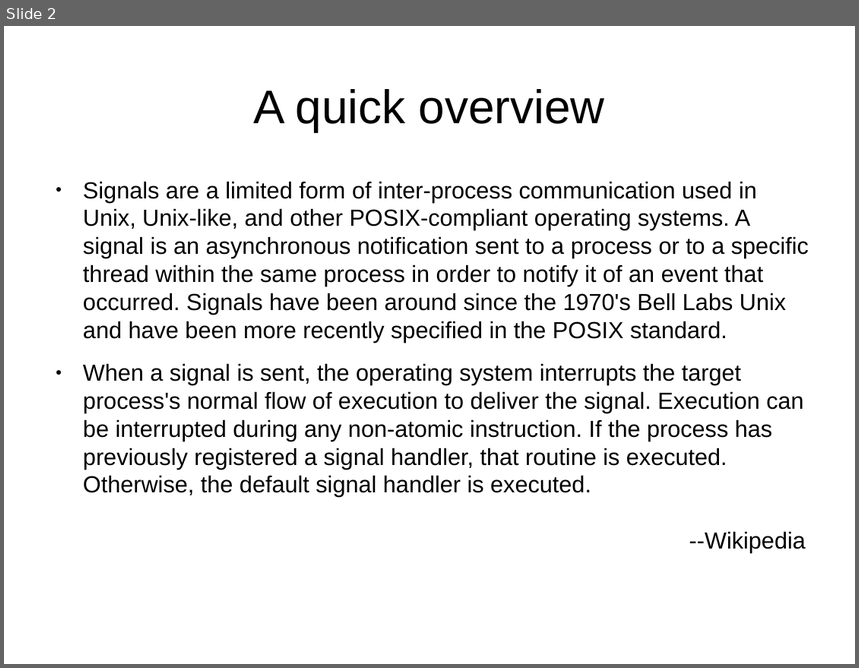
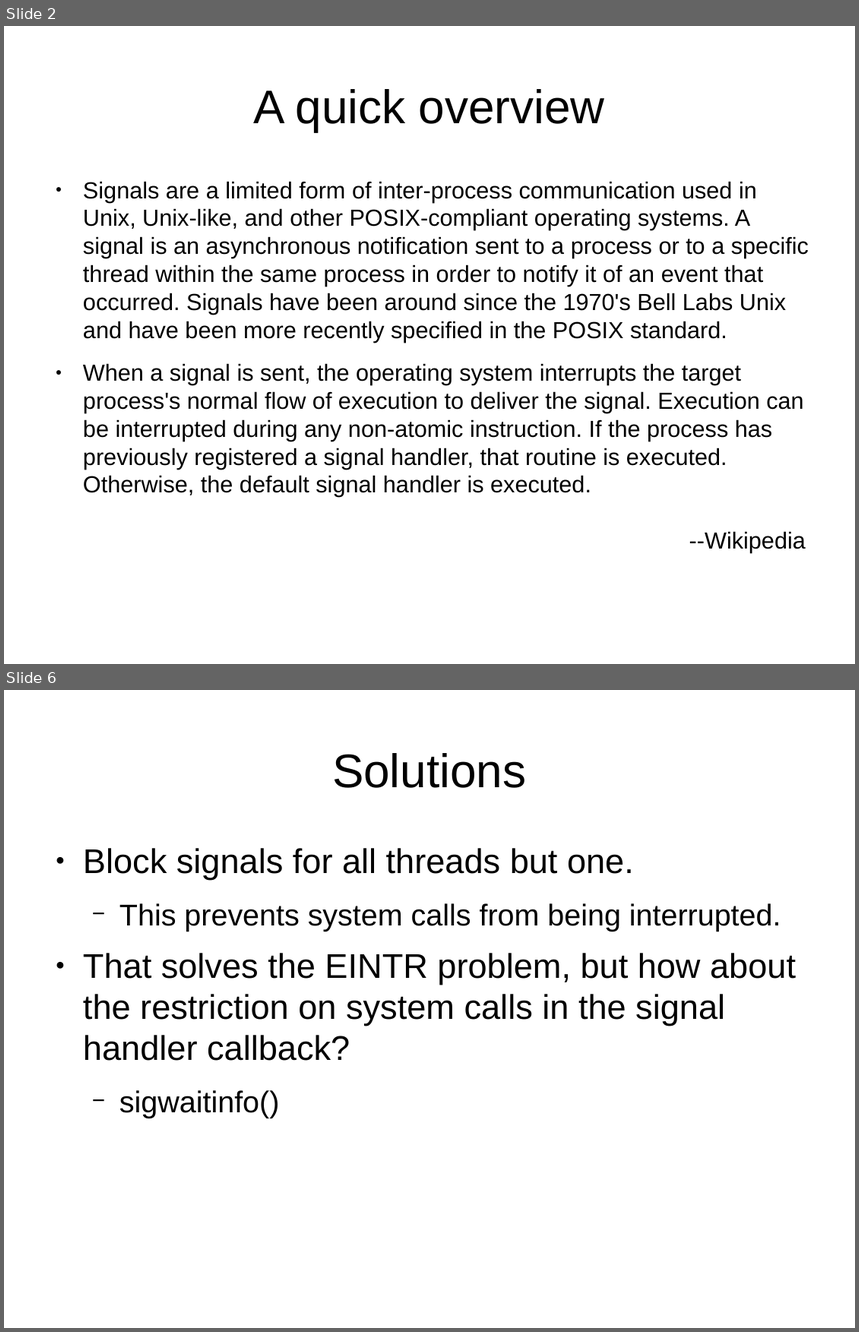
Before and after one commit to cknite/psignals, a slide deck: docs/psignals.odp. Shown one above the other, each under a label of ours: slide 2 before the commit, slides 2 and 6 after it; the slides between them are not shown. The pictures are 859x668 and 859x1332 pixels, drawn with LibreOffice and Linux fonts; fonts in the diff are those of the drawing. Boxes give left, top, right and bottom in pixels: in the first picture for what was removed or moved away, otherwise in the second. Text is boxed around its words. In the diff, an @@ line names an element or a change of style, - is before the commit and + after.

```diff
--- a/docs/psignals.odp
+++ b/docs/psignals.odp
@@ slide 6 added at (x1=4, y1=690, x2=855, y2=1328), background #FFFFFF @@
@@ title added at (x1=332, y1=753, x2=526, y2=788), 44 pt, text #000000 @@
+Solutions
@@ text added at (x1=83, y1=848, x2=796, y2=1119), 32 pt, text #000000 @@
+● Block signals for all threads but one.
+  − This prevents system calls from being interrupted.
+● That solves the EINTR problem, but how about the restriction on system calls in the signal handler callback?
+  − sigwaitinfo()
```
Also in this commit, not shown: 2 slides changed, 3 other slides added, 1 slide removed.
